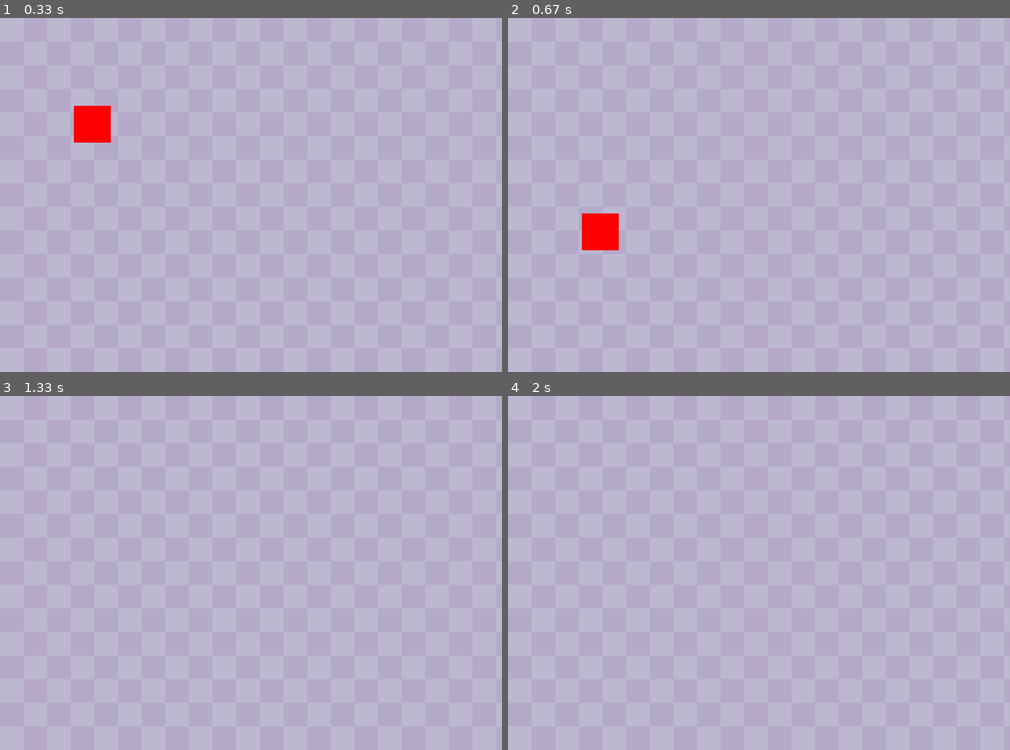
Above: before the commit, frames 1-4 (two rows, left to right).
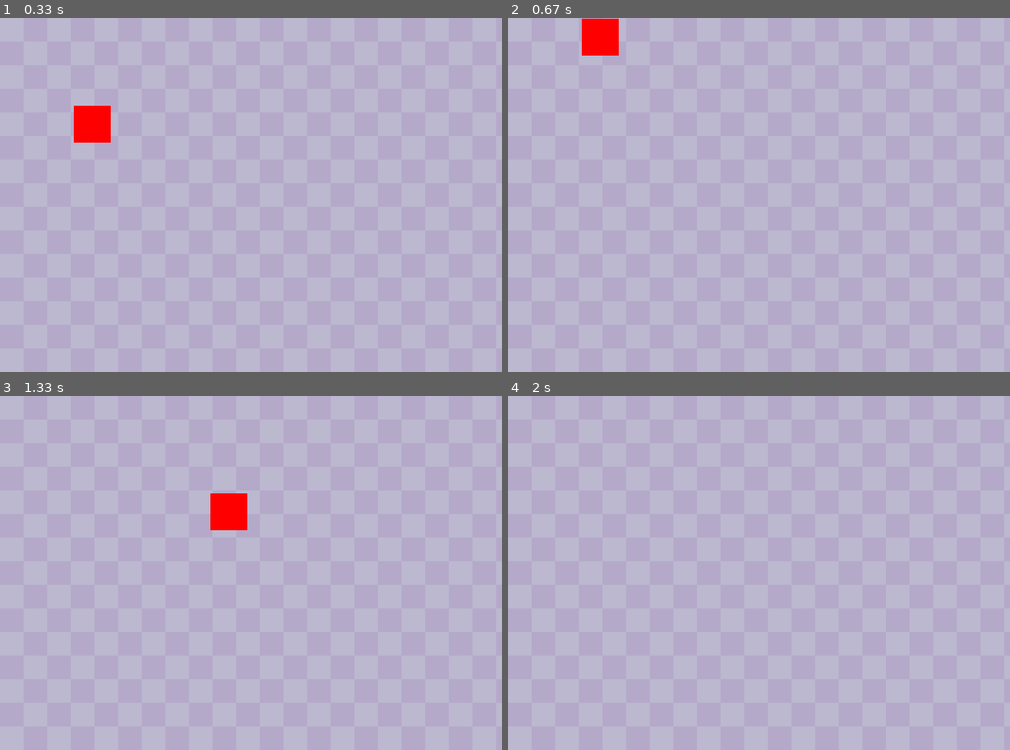
Above: after the commit, the same moments.

Repository: LucasFernandes16/Projeto-IP
Game: pygame game, started from Python-Platformer-main/Python-Platformer-main/teste.py
Two runs of this game, one before a commit and one after it. Both use one fixed random seed, a clock stepped at 60 frames per second and the inputs below.
Inputs:
- Up to frame 1 (0.33 s): no input
- Up to frame 2 (0.67 s): tap Space at 0.33 s
- Up to frame 3 (1.33 s): hold Right 0.67-1.13 s; tap Space at 0.73, 1.03, 1.23 s; hold Right from 1.17 s (still down)
- Up to frame 4 (2 s): tap Space at 1.53, 1.73 s; release Right at 1.63 s; hold Left from 1.67 s (still down)

Frame 1 is identical in both runs. In frame 2, 1.5% of the frame differs, in the area x 14-23%, y 0-66%; in frame 3, 0.8%; in frame 4, nothing differs.

Commit message:
adicionando o pulo simples

Diff:
--- a/Python-Platformer-main/Python-Platformer-main/JV.py
+++ b/Python-Platformer-main/Python-Platformer-main/JV.py
@@ -7,3 +7,11 @@
         player.move_left(PLAYER_VEL) # passando o quanto o player vai se mover
     if keys[pygame.K_RIGHT]:
         player.move_right(PLAYER_VEL)
+
+# criando a função que vai fazer o boneco pular
+def jump(self):
+        self.y_vel = -self.GRAVITY * 7 #a gravidade vai negativa para que ele pule no ar, ou seja fique mais "leve" e vá para cima
+        self.animation_count = 0
+        self.jump_count += 1
+        if self.jump_count == 1:
+            self.fall_count = 0 #isso faz com que quando eu pule consiga me livrar da gravidade
--- a/Python-Platformer-main/Python-Platformer-main/teste.py
+++ b/Python-Platformer-main/Python-Platformer-main/teste.py
@@ -30,11 +30,18 @@
         self.direction = ""
         self.animation_count = 0 # sem isso vc redefine a animação em quanto o palyer está se movendo e vai bugar a tela
         self.fall_count = 0#######
+        self.jump_count = 0
+
     # Apenas a direção de movimento
     def move(self, dx, dy):
         self.rect.x += dx
         self.rect.y += dy
-
+    def jump(self):
+        self.y_vel = -self.GRAVITY * 7 #a gravidade vai negativa para que ele pule no ar, ou seja fique mais "leve" e vá para cima
+        self.animation_count = 0
+        self.jump_count += 1
+        if self.jump_count == 1:
+            self.fall_count = 0 #isso faz com que quando eu pule consiga me livrar da gravidade
     def move_left(self, vel):
         self.x_vel = -vel # a velocidade é negativa, pq se vc quiser ir para trás estará removendo os quadros relativo a tela do jogo, recomendo verem essa parte do vídeo e uma representação dos eixos no pygame
     # O resto é entendível aq
@@ -50,7 +57,7 @@
 
     # Uma def com relação ao loop while e garente a movimentação e atualização do player na tela
     def loop(self, fps):
-        self.y_vel += min(1, (self.fall_count / fps) * self.GRAVITY)########
+        self.y_vel += min(1, (self.fall_count / fps) * self.GRAVITY)#sempre empurrando para baixo constantemente
         self.move(self.x_vel, self.y_vel)
 
         self.fall_count += 1############
@@ -109,6 +116,9 @@
             if event.type == pygame.QUIT:
                 run = False
                 break
+            if event.type == pygame.KEYDOWN: #checando se tem uma tecla pressionada
+                if event.key == pygame.K_SPACE and player.jump_count < 2: #se a tecla for espaço e o contador dos nossos pulos for menor que dois, vai poder pular duas vezes
+                    player.jump()
         player.loop(FPS)
         handle_move(player)
         draw(window, background, bg_image, player) #chamando a def do fundo
--- a/Python-Platformer-main/Python-Platformer-main/tutorial.py
+++ b/Python-Platformer-main/Python-Platformer-main/tutorial.py
@@ -48,7 +48,7 @@
     path = join("assets", "Terrain", "Terrain.png")
     image = pygame.image.load(path).convert_alpha()
     surface = pygame.Surface((size, size), pygame.SRCALPHA, 32)
-    rect = pygame.Rect(272, 0, size, size)
+    rect = pygame.Rect(96, 0, size, size)
     surface.blit(image, (0, 0), rect)
     return pygame.transform.scale2x(surface)
 
@@ -306,6 +306,7 @@
                 if event.key == pygame.K_SPACE and player.jump_count < 2:
                     player.jump()
 
+
         player.loop(FPS)
         fire.loop()
         handle_move(player, objects)
